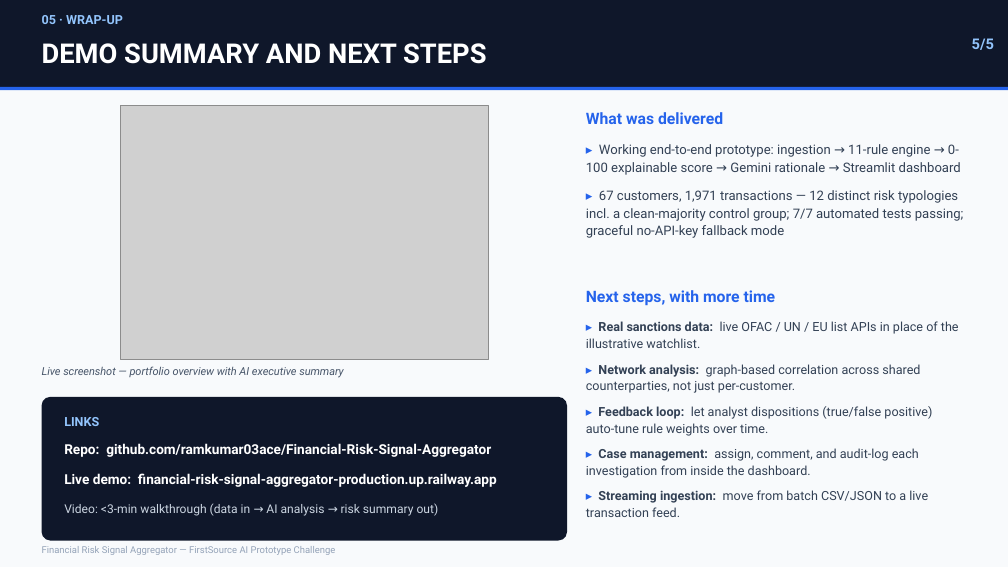
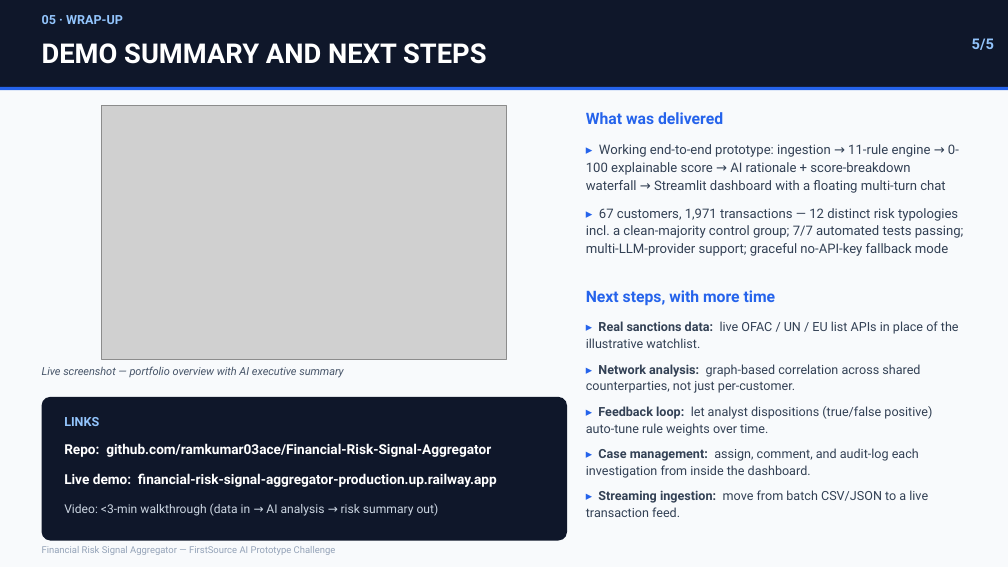
Before and after one commit to ramkumar03ace/Financial-Risk-Signal-Aggregator, a slide deck: slide 5 of docs/Financial_Risk_Signal_Aggregator_Deck.pptx. Drawn at 1008x567 pixels with LibreOffice and Linux fonts; fonts in the diff are those of the drawing; grey boxes stand for pictures. Boxes give left, top, right and bottom in pixels: in the first picture for what was removed or moved away, otherwise in the second. Text is boxed around its words. In the diff, an @@ line names an element or a change of style, - is before the commit and + after.

Commit message:
Add multi-LLM provider support, floating chat, and score waterfall chart
Three additions in response to feedback that the app felt too basic:

1. Multi-provider LLM (src/llm.py): Gemini stays the default and the only
   fully verified path; added a second OpenAI-compatible path (NVIDIA NIM,
   OpenAI, Groq, etc.) selectable via a sidebar dropdown. The refactor only
   touches get_provider()/_generate() — the four LLM-consuming functions
   are unchanged and provider-agnostic. Second provider is architecturally
   complete but not live-tested (no key available at build time).

2. Floating chat bubble (replaces the old "Ask" tab): a real multi-turn
   chat (st.chat_message/st.chat_input) inside a st.popover, pinned to the
   bottom-right corner via a keyed container + CSS. Hit and fixed a
   Streamlit CSS gotcha: .stVerticalBlock defaults to width:100%, which
   combined with position:fixed + right:24px (no left) computed the box at
   full viewport width with left:-24px. Fixed with width:fit-content.

3. Score breakdown waterfall chart (drill-down tab): shows each fired
   signal's point contribution building up to the final score, visually
   reinforcing the auditable-score design principle.

All 7 pytest tests still pass (default provider path unchanged).

```diff
--- a/docs/Financial_Risk_Signal_Aggregator_Deck.pptx
+++ b/docs/Financial_Risk_Signal_Aggregator_Deck.pptx
@@ picture: place and size @@
-picture at [120, 106, 488, 359]
+picture at [101, 106, 507, 359]
@@ text at [586, 144, 964, 256]: text changed @@
-▸ Working end-to-end prototype: ingestion → 11-rule engine → 0-100 explainable score → Gemini rationale → Streamlit dashboard
-▸ 67 customers, 1,971 transactions — 12 distinct risk typologies incl. a clean-majority control group; 7/7 automated tests passing; graceful no-API-key fallback mode
+▸ Working end-to-end prototype: ingestion → 11-rule engine → 0-100 explainable score → AI rationale + score-breakdown waterfall → Streamlit dashboard with a floating multi-turn chat
+▸ 67 customers, 1,971 transactions — 12 distinct risk typologies incl. a clean-majority control group; 7/7 automated tests passing; multi-LLM-provider support; graceful no-API-key fallback mode
```
Also in this commit, not shown: 1 other slide changed, 10 other files.
